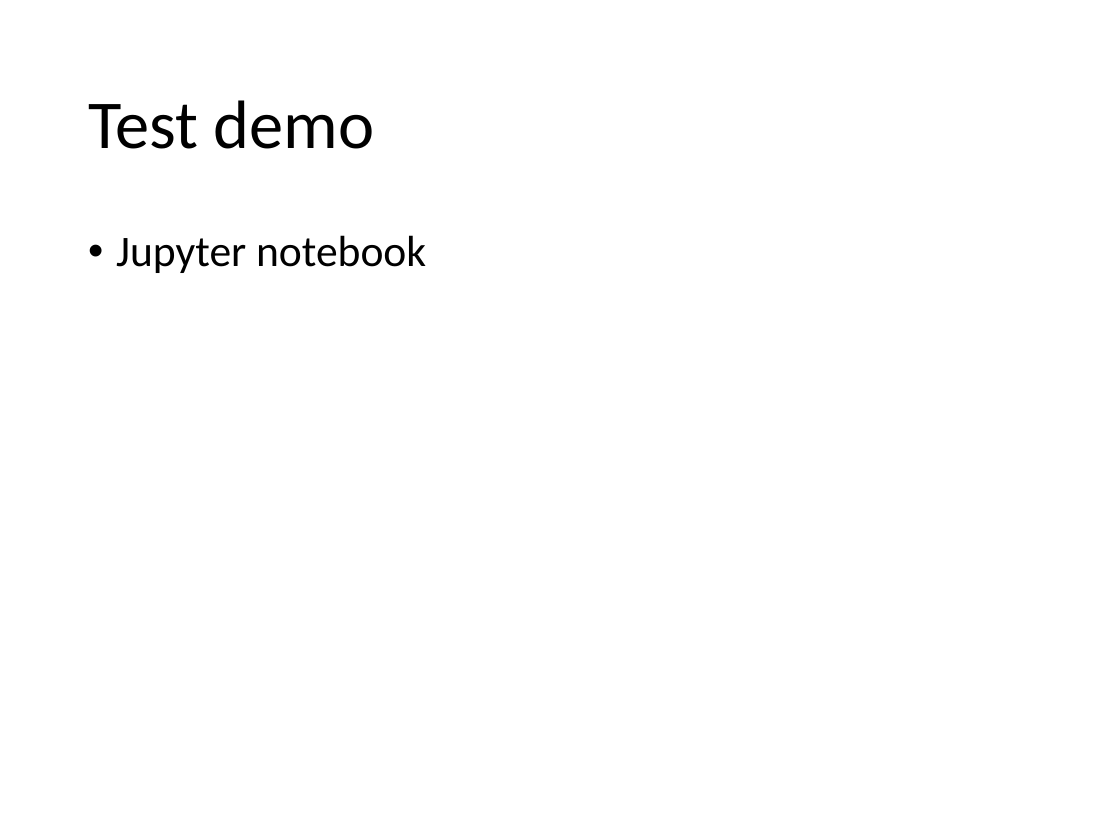
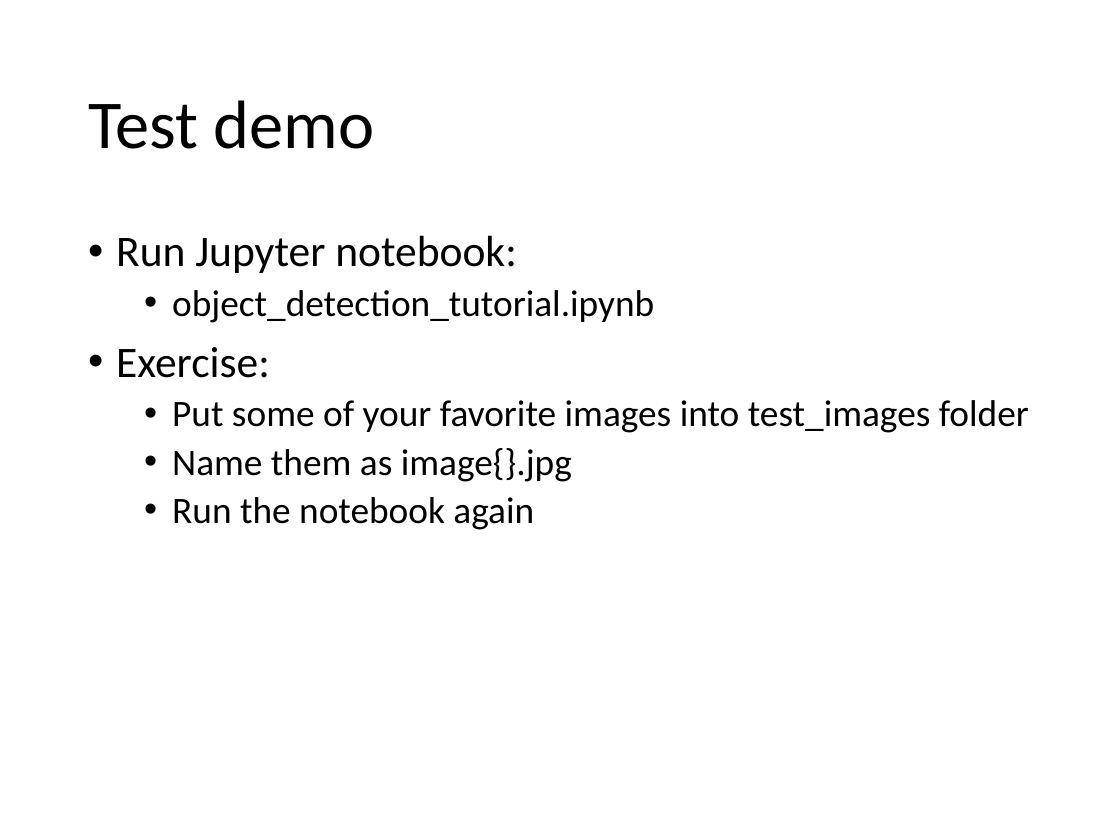
Before and after one commit to YichaoOU/self_driving_car, a slide deck: slide 8 of Tutorial/TensorFlow-Obj-API.pptx (slide 9 before the commit). Drawn at 1120x840 pixels with LibreOffice and Linux fonts; fonts in the diff are those of the drawing. Boxes give left, top, right and bottom in pixels: in the first picture for what was removed or moved away, otherwise in the second. Text is boxed around its words. In the diff, an @@ line names an element or a change of style, - is before the commit and + after.

```diff
--- a/Tutorial/TensorFlow-Obj-API.pptx
+++ b/Tutorial/TensorFlow-Obj-API.pptx
@@ text at bbox=[116, 235, 1029, 530]: text changed; size 28 to 24 pt @@
-• Jupyter notebook
+• Run Jupyter notebook:
+  • object_detection_tutorial.ipynb
+• Exercise:
+  • Put some of your favorite images into test_images folder
+  • Name them as image{}.jpg
+  • Run the notebook again
```
Also in this commit, not shown: 4 other slides changed, 3 slides added, 1 slide removed, 22 other files.
